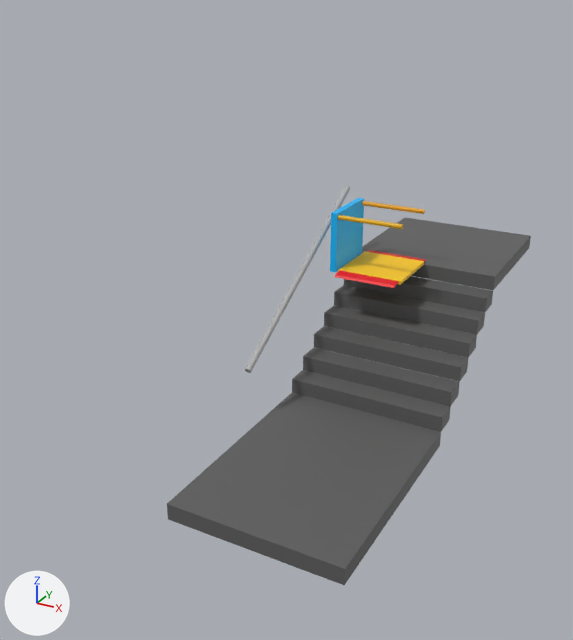
What one commit did to the COLLADA model src/commonMain/resources/StairLift.dae.
Both versions are drawn from a camera (50 mm lens) standing at (5.84, -10.84, 7.84) and looking at (-0.88, 1.37, 1.73). Lighting does not change. The marker at lower left points along +X, +Y and +Z. Where no turn or scale is listed for an object, it has been applied to the vertices.

Before the edit, the objects in view are built like this:
```python
mat_material = principled_material('Material')
mat_material.base_color = (1.0, 0.592, 0.0)  # yellow #ffca00
me_cube = bpy.data.meshes.new('Cube')
me_cube.from_pydata(...)  # a box spanning x -1.0..1.0, y -1.0..1.0, z -1.0..1.0
me_cube.materials.append(mat_material)  # yellow #ffca00
me_cube_010 = bpy.data.meshes.new('Cube.010')
me_cube_010.from_pydata(...)  # a box spanning x -1.57..1.57, y -0.24..0.24, z -0.15..0.15
me_cube_010.materials.append(mat_stairs)  # dark grey #5e5e5e
me_cylinder_002 = bpy.data.meshes.new('Cylinder.002')
me_cylinder_002.from_pydata(...)  # 64 vertices, 124 faces; spans x -0.06..0.06, y -2.16..2.16, z -1.33..1.33
me_cylinder_002.materials.append(mat_material_001)  # grey #b2b2b2
ob_barrier = bpy.data.objects.new('Barrier', me_cylinder_002)
ob_barrier.location = (-1.19, 2.57, 2.26)
ob_base = bpy.data.objects.new('Base', me_cube)
ob_base.parent = ob_foldable_platform
ob_base.location = (0.683, 0.678, -0.035)
ob_base.rotation_euler = (3.142, 0.0, 0.0)  # degrees (180, 0, 0)
ob_base.scale = (-0.68, 0.68, 0.0353)
ob_cube_004 = bpy.data.objects.new('Cube.004', me_cube_010)
ob_cube_004.location = (0.68, 3.28, 1.11)
# also in view: 'Cube' at (0.68, -0.47, -0.11); 'Cube.003' at (0.68, 2.81, 0.8); 'Internals' at (-0.75, 3.79, 2.8); 'Cube.001' at (0.68, 1.86, 0.19); 'Cube.007' at (0.68, 6.01, 2.02)
```
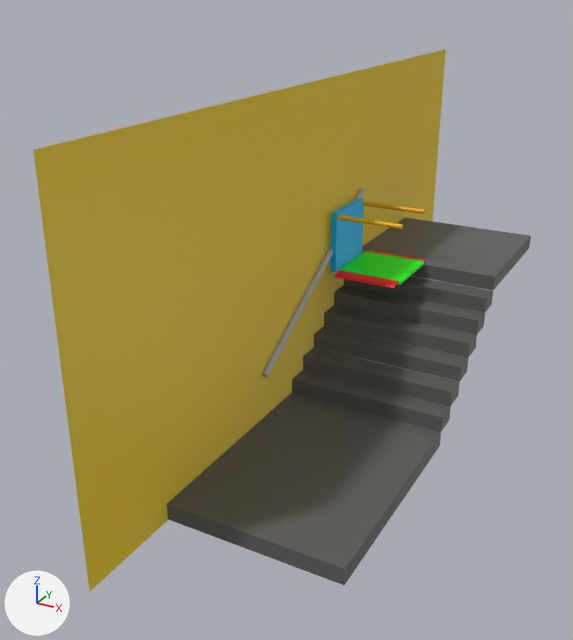
Boxes (x1, y1, x2, y2) around the edits, measured in the pictures (573 x 640 px):
'Plane', added (yellow): after (33, 49, 446, 591)
'Barrier', moved: before (245, 186, 350, 373); after (262, 188, 366, 377)
'Base', recoloured (yellow to green): (338, 251, 424, 285) in both

Patch to the scene script:
```diff
--- a/src/commonMain/resources/StairLift.dae.py
+++ b/src/commonMain/resources/StairLift.dae.py
@@ mat_material @@
 mat_material = principled_material('Material')
-mat_material.base_color = (1.0, 0.592, 0.0)  # yellow #ffca00
+mat_material.base_color = (0.0, 1.0, 0.00749)  # green #00ff15
@@ mat_material_006 @@
+mat_material_006 = principled_material('Material.006')
+mat_material_006.base_color = (0.8, 0.563, 0.0)  # yellow #e7c600
@@ me_plane @@
+me_plane.from_pydata([(0.0, -7.13, 3.15), (0.0, -7.13, -3.15), (0.0, 7.13, 3.15), (0.0, 7.13, -3.15)], [], [(1, 2, 0), (1, 3, 2)])
+me_plane.materials.append(mat_material_006)  # yellow #e7c600
@@ ob_barrier @@
 ob_barrier = bpy.data.objects.new('Barrier', me_cylinder_002)
-ob_barrier.location = (-1.19, 2.57, 2.26)
+ob_barrier.location = (-0.82, 2.57, 2.26)
@@ ob_plane @@
+ob_plane = bpy.data.objects.new('Plane', me_plane)
+ob_plane.location = (-0.89, 2.7, 2.87)
```
